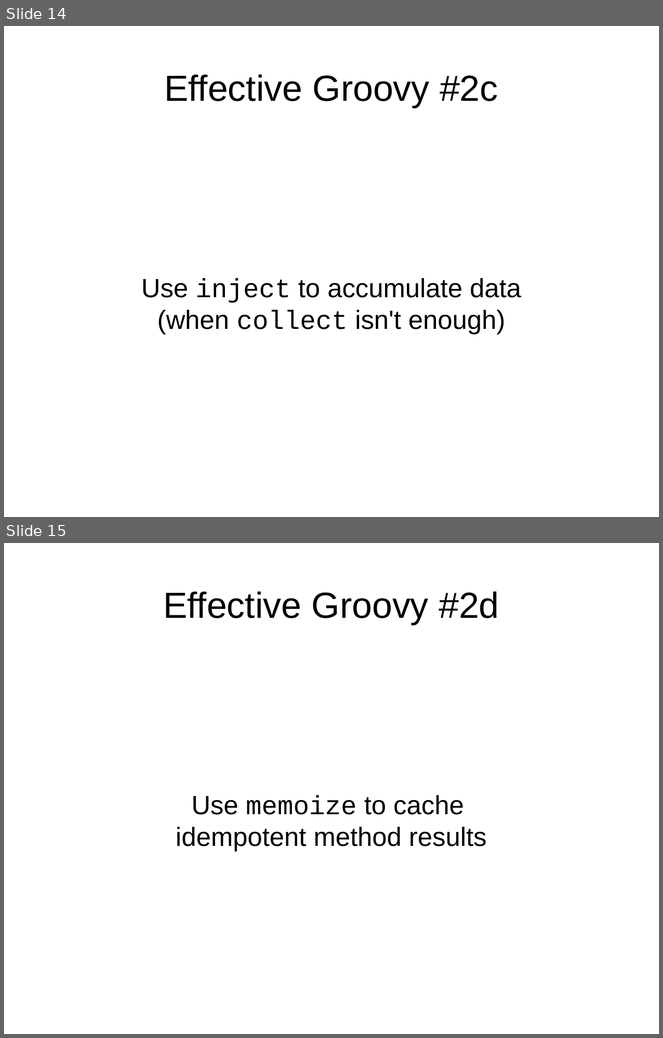
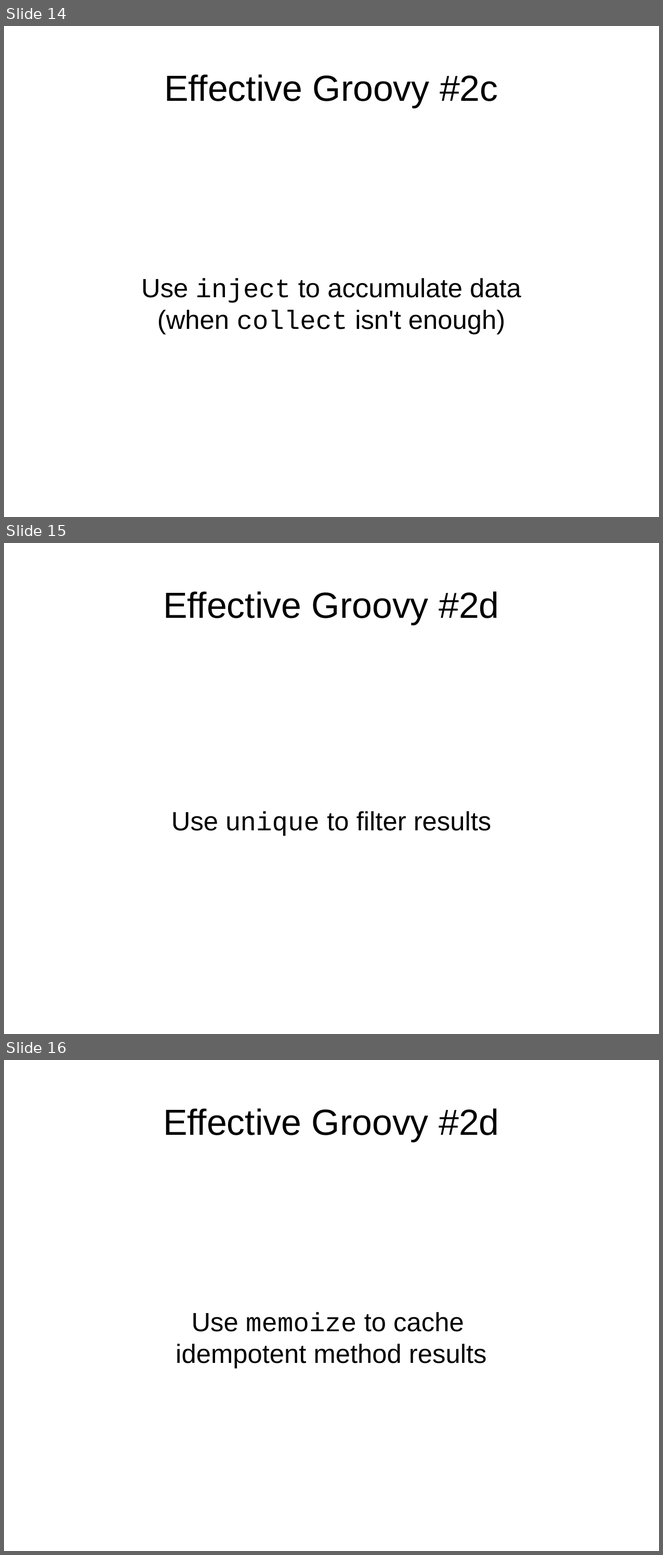
Before and after one commit to HamletDRC/presentations, a slide deck: effectivegroovy/effectivegroovy_springio2011.odp. Shown one above the other, each under a label of ours: slides 14 and 15 before the commit, slides 14, 15 and 16 after it. The pictures are 663x1038 and 663x1555 pixels, drawn with LibreOffice and Linux fonts; fonts in the diff are those of the drawing; background and template pictures are left out. Boxes give left, top, right and bottom in pixels: in the first picture for what was removed or moved away, otherwise in the second. Text is boxed around its words. In the diff, an @@ line names an element or a change of style, - is before the commit and + after.

Commit message:
effectiv ejava run through

```diff
--- a/effectivegroovy/effectivegroovy_springio2011.odp
+++ b/effectivegroovy/effectivegroovy_springio2011.odp
@@ slide 15 added at bbox=[4, 543, 659, 1034], background picture (left out) @@
@@ title added at bbox=[163, 591, 499, 625], 44 pt, text #000000 @@
+Effective Groovy #2d
@@ subtitle added at bbox=[171, 811, 492, 836], 32 pt, text #000000 @@
+Use unique to filter results
@@ what was slide 15 is now slide 16 @@
```
Also in this commit, not shown: 4 slides changed, 3 other files.
